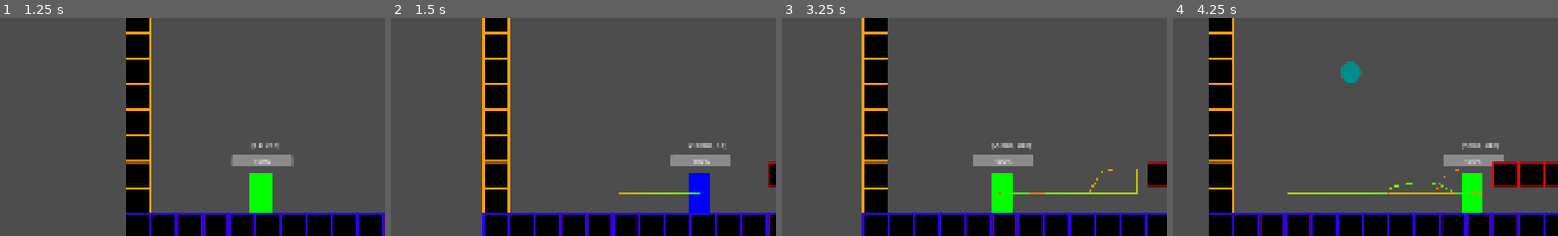
Above: before the commit, frames 1-4 (left to right).
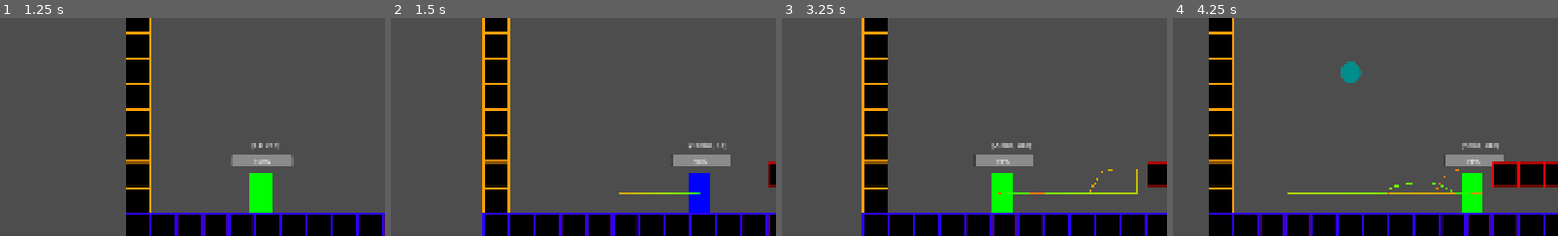
Above: after the commit, the same moments.

Repository: cmoll24/2025_IGC_Vela_Spark
Game: Godot game, scene res://src/main/title.tscn
The game is run twice, just before and just after one commit, with the same random seed, the same clock (stepped at 60 frames per second) and the same inputs.
Inputs:
- Up to frame 1 (1.25 s): click "Level 1" at 0.5 s
- Up to frame 2 (1.5 s): tap Enter at 1.25 s; hold Right (move_right) from 1.28 s (still down); hold C (dash) from 1.28 s (still down)
- Up to frame 3 (3.25 s): tap Z (jump) at 1.52, 2.27 s; release C (dash) at 2.03 s; tap C (dash) at 2.1 s; release Right (move_right) at 2.78 s; hold Left (move_left) from 2.78 s (still down); hold C (dash) from 2.78 s (still down)
- Up to frame 4 (4.25 s): release Left (move_left) at 3.53 s; release C (dash) at 3.53 s; hold Right (move_right) from 3.53 s (still down); tap C (dash) at 3.6 s; tap Z (jump) at 3.77 s
The pictures show only the part of the screen within x 16-66%, y 50-100%; the shares and areas given below are measured in that part.

Frame 1 is identical in both runs. In frame 2, less than 0.1% of the frame differs, in the area x 72-83%, y 62-68%; in frame 3, less than 0.1%, in the area x 49-60%, y 62-68%; in frame 4, less than 0.1%.

Commit message:
Decay
Created the decay, needing to modify it so that the health bar is what we want and needing to create a way to increase it but we have a decay that is modifiable.

Diff:
--- a/2025-igc-boss/src/player/player.tscn
+++ b/2025-igc-boss/src/player/player.tscn
@@ -101,6 +101,7 @@
 offset_bottom = -65.0
 max_value = 50.0
 step = 1.0
+rounded = true
 fill_mode = 1
 script = ExtResource("2_rxibo")
 
--- a/2025-igc-boss/src/player/playerHealth.gd
+++ b/2025-igc-boss/src/player/playerHealth.gd
@@ -25,24 +25,20 @@
 	hitbox.body_entered.connect(_on_player_hitbox_body_entered)
 	hitbox.body_exited.connect(_on_player_hitbox_body_exited)
 
+
 func take_damage(amount: int) -> void:
 	#current_health - amount, 0 to make sure the health dont go under 0
 	current_health = max(current_health - amount, 0)
+	current_health = current_health - (current_health % 10)
 	health_bar.value = current_health
 	print("Player hit! Health:", current_health)
-	if hitbox.body_entered.connect(_on_player_hitbox_body_entered):
-		if current_health <= 20 and current_health > 10:
-			current_health = 10
-			health_bar.value = current_health
-		if current_health <= 30 and current_health > 20:
-			current_health = 20
-			health_bar.value = current_health
-		if current_health <= 40 and current_health > 30:
-			current_health = 30
-			health_bar.value = current_health
-		if current_health <= 50 and current_health > 40:
-			current_health = 40
-			health_bar.value = current_health
+	if current_health <= 0:
+		player.die()
+func _process(delta):
+	if current_health >= 10:
+		current_health = current_health - 0.01
+		print("Decay", current_health)
+		health_bar.value = current_health
 	if current_health <= 0:
 		player.die()
 
